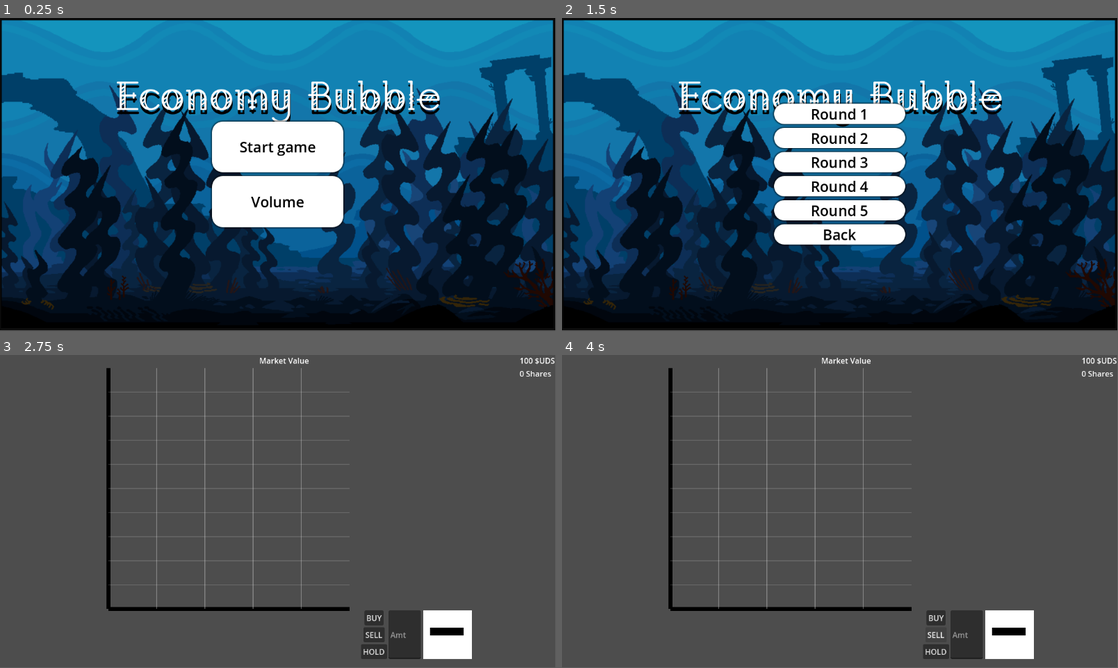
Above: before the commit, frames 1-4 (two rows, left to right).
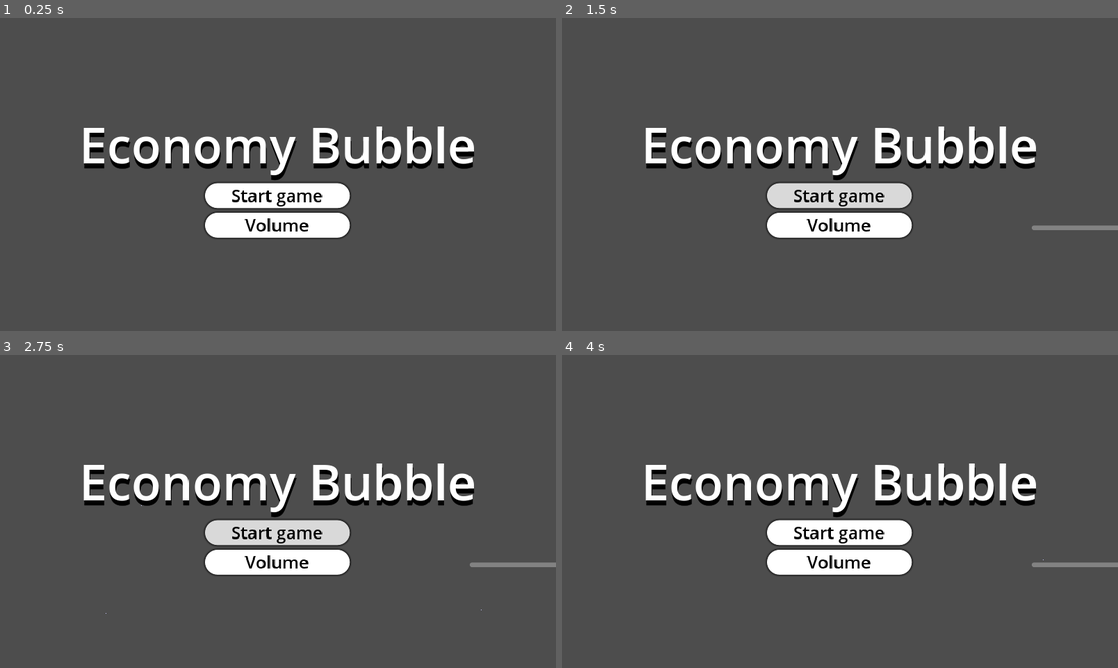
Above: after the commit, the same moments.

Repository: absentnot/GGJ-25
Game: Godot game, scene res://scenes/TitleScreen.tscn
Two runs of this game, one before a commit and one after it. Both use one fixed random seed, a clock stepped at 60 frames per second and the inputs below.
Inputs (mouse positions are in pixels of both pictures, inside the frame that each line leads up to):
- Up to frame 1 (0.25 s): no input
- Up to frame 2 (1.5 s): click "Volume" at 0.5 s; click "Start game" at 1.25 s
- Up to frame 3 (2.75 s): click "Round 1" (after the commit: "Start game") at 2 s
- Up to frame 4 (4 s): click (934, 617) at 2.75 s, where only the run before the commit has a clickable "BUY"; click (934, 633) at 3.5 s, where only the run before the commit has a clickable "SELL"
In our replay, the window is 799x449 before the commit and 800x450 after it. These sizes can differ from the game's own. Grey fills any space a smaller window leaves; there, only what the larger window draws over its background counts as a difference.

The runs differ from the first frame. In frame 1, 96% of the frame differs, in the area x 0-100%, y 0-100%; in frame 2, 98%; in frame 3, 14%; in frame 4, 14%.
Error after the commit: Cannot call method 'instantiate' on a null value. (res://scripts/title_screen.gd:24)

Commit message:
fix title scene, move art into art subfolder, add font, add assets, add environment BG scene

Diff:
--- a/assets/icon.svg
+++ /dev/null
@@ -1 +0,0 @@
-<svg xmlns="http://www.w3.org/2000/svg" width="128" height="128"><rect width="124" height="124" x="2" y="2" fill="#363d52" stroke="#212532" stroke-width="4" rx="14"/><g fill="#fff" transform="translate(12.322 12.322)scale(.101)"><path d="M105 673v33q407 354 814 0v-33z"/><path fill="#478cbf" d="m105 673 152 14q12 1 15 14l4 67 132 10 8-61q2-11 15-15h162q13 4 15 15l8 61 132-10 4-67q3-13 15-14l152-14V427q30-39 56-81-35-59-83-108-43 20-82 47-40-37-88-64 7-51 8-102-59-28-123-42-26 43-46 89-49-7-98 0-20-46-46-89-64 14-123 42 1 51 8 102-48 27-88 64-39-27-82-47-48 49-83 108 26 42 56 81zm0 33v39c0 276 813 276 814 0v-39l-134 12-5 69q-2 10-14 13l-162 11q-12 0-16-11l-10-65H446l-10 65q-4 11-16 11l-162-11q-12-3-14-13l-5-69z"/><path d="M483 600c0 34 58 34 58 0v-86c0-34-58-34-58 0z"/><circle cx="725" cy="526" r="90"/><circle cx="299" cy="526" r="90"/></g><g fill="#414042" transform="translate(12.322 12.322)scale(.101)"><circle cx="307" cy="532" r="60"/><circle cx="717" cy="532" r="60"/></g></svg>
--- /dev/null
+++ b/environment.gd
@@ -0,0 +1,32 @@
+@tool
+extends Control
+
+var fishDict = {
+	0: "res://assets/art/clownfish.png",
+	1: "res://assets/art/corycats.png",
+	2: "res://assets/art/dory.png",
+	3: "res://assets/art/jellyfish.png",
+	4: "res://assets/art/shark.png",
+}
+
+var spawnTimeRangeMin = 1.0
+var spawnTimeRangeMax = 10.0
+
+func _ready():
+	pass # Replace with function body.
+
+
+# Called every frame. 'delta' is the elapsed time since the previous frame.
+func _process(delta):
+	pass
+
+
+func _on_timer_timeout():
+	$Timer.wait_time = randf_range(spawnTimeRangeMin, spawnTimeRangeMax)
+	var fish = load("res://scenes/fish.tscn").instantiate()
+	fish.texture = load(fishDict[randi_range(0,4)])
+	fish.directionLeft = bool(randi_range(0,1))
+
+	add_child(fish)
+
+	print("SPAWN FISH")
--- /dev/null
+++ b/fish.gd
@@ -0,0 +1,29 @@
+extends TextureRect
+
+var directionLeft: bool = true
+var move_speed = 150.0
+# Called when the node enters the scene tree for the first time.
+func _ready():
+	position.y = randi_range(150, 375)
+	z_index = randi_range(0, 4)
+
+	var randomizedScale = randf_range(0.8,1.2) * (z_index + 3.0) / 4.5
+	scale = Vector2(randomizedScale, randomizedScale)
+
+	if directionLeft:
+		position.x = 1050
+		scale.x *= 1
+	else:
+		position.x = -175
+		scale.x *= -1
+
+
+# Called every frame. 'delta' is the elapsed time since the previous frame.
+func _process(delta):
+	if directionLeft:
+		position.x -= move_speed * delta
+	else:
+		position.x += move_speed * delta
+
+	if position.x > 1250 or position.x < -400:
+		queue_free()
--- a/project.godot
+++ b/project.godot
@@ -13,12 +13,18 @@
 config/name="GGJ25"
 run/main_scene="res://scenes/TitleScreen.tscn"
 config/features=PackedStringArray("4.3", "GL Compatibility")
-config/icon="res://assets/icon.svg"
+config/icon="res://assets/art/icon.svg"
 
 [autoload]
 
 Global="*res://scripts/Global.gd"
 
+[display]
+
+window/size/viewport_width=960
+window/size/viewport_height=540
+window/stretch/mode="canvas_items"
+
 [rendering]
 
 renderer/rendering_method="gl_compatibility"
--- a/scenes/LevelSelect.tscn
+++ b/scenes/LevelSelect.tscn
@@ -1,7 +1,7 @@
 [gd_scene load_steps=9 format=3 uid="uid://ds7fso5n6vhev"]
 
 [ext_resource type="Script" path="res://scripts/LevelSelect.gd" id="1_o6sem"]
-[ext_resource type="Texture2D" uid="uid://b0jlwh15yf8bb" path="res://assets/Titlebackground.png" id="2_w71c2"]
+[ext_resource type="Texture2D" uid="uid://b0jlwh15yf8bb" path="res://assets/art/Titlebackground.png" id="2_w71c2"]
 [ext_resource type="FontFile" uid="uid://codq4x8xbumx0" path="res://assets/AguDisplay-Regular-VariableFont_MORF.ttf" id="3_v2rr7"]
 
 [sub_resource type="StyleBoxTexture" id="StyleBoxTexture_je78g"]
--- a/scenes/TitleScreen.tscn
+++ b/scenes/TitleScreen.tscn
@@ -1,13 +1,9 @@
-[gd_scene load_steps=10 format=3 uid="uid://dfcg6a1bw8oyu"]
+[gd_scene load_steps=9 format=3 uid="uid://dfcg6a1bw8oyu"]
 
 [ext_resource type="Script" path="res://scripts/title_screen.gd" id="1_o1wpw"]
-[ext_resource type="Texture2D" uid="uid://b0jlwh15yf8bb" path="res://assets/Titlebackground.png" id="2_kwrsj"]
 [ext_resource type="PackedScene" uid="uid://ds7fso5n6vhev" path="res://scenes/LevelSelect.tscn" id="2_v64ue"]
-[ext_resource type="FontFile" uid="uid://codq4x8xbumx0" path="res://assets/AguDisplay-Regular-VariableFont_MORF.ttf" id="4_quk51"]
-
-[sub_resource type="StyleBoxTexture" id="StyleBoxTexture_je78g"]
-texture = ExtResource("2_kwrsj")
-modulate_color = Color(0.847474, 0.847474, 0.847474, 1)
+[ext_resource type="PackedScene" uid="uid://bt0convd558f" path="res://scenes/environment.tscn" id="3_cshli"]
+[ext_resource type="FontFile" uid="uid://e1l1t5u611rk" path="res://assets/Hefty Me.ttf" id="4_6nnm3"]
 
 [sub_resource type="StyleBoxEmpty" id="StyleBoxEmpty_bser5"]
 
@@ -36,6 +32,7 @@
 shadow_size = 4
 
 [node name="TitleScreen" type="Control"]
+texture_filter = 1
 layout_mode = 3
 anchors_preset = 15
 anchor_right = 1.0
@@ -45,56 +42,43 @@
 script = ExtResource("1_o1wpw")
 level_scene = ExtResource("2_v64ue")
 
-[node name="Panel" type="Panel" parent="."]
+[node name="Environment" parent="." instance=ExtResource("3_cshli")]
+layout_mode = 1
+
+[node name="CenterContainer" type="CenterContainer" parent="."]
 layout_mode = 1
 anchors_preset = 15
 anchor_right = 1.0
 anchor_bottom = 1.0
 grow_horizontal = 2
 grow_vertical = 2
-theme_override_styles/panel = SubResource("StyleBoxTexture_je78g")
 
-[node name="Label" type="Label" parent="Panel"]
-layout_mode = 1
-anchors_preset = 5
-anchor_left = 0.5
-anchor_right = 0.5
-offset_left = -207.0
-offset_top = 89.0
-offset_right = 207.0
-offset_bottom = 208.0
-grow_horizontal = 2
+[node name="VBoxContainer" type="VBoxContainer" parent="CenterContainer"]
+layout_mode = 2
+theme_override_constants/separation = 8
+alignment = 1
+
+[node name="Label" type="Label" parent="CenterContainer/VBoxContainer"]
+layout_mode = 2
 theme_override_colors/font_shadow_color = Color(0, 0, 0, 1)
 theme_override_constants/shadow_offset_y = 8
-theme_override_fonts/font = ExtResource("4_quk51")
+theme_override_fonts/font = ExtResource("4_6nnm3")
 theme_override_font_sizes/font_size = 85
 text = "Economy Bubble"
 horizontal_alignment = 1
 vertical_alignment = 1
 
-[node name="VBoxContainer" type="VBoxContainer" parent="."]
-layout_mode = 1
-anchors_preset = 8
-anchor_left = 0.5
-anchor_top = 0.5
-anchor_right = 0.5
-anchor_bottom = 0.5
-offset_left = -136.0
-offset_top = -109.5
-offset_right = 136.0
-offset_bottom = 109.5
-grow_horizontal = 2
-grow_vertical = 2
-theme_override_constants/separation = 8
-
-[node name="Button" type="Button" parent="VBoxContainer"]
+[node name="Button" type="Button" parent="CenterContainer/VBoxContainer"]
+custom_minimum_size = Vector2(250, 0)
 layout_mode = 2
+size_flags_horizontal = 4
 size_flags_vertical = 3
 theme_override_colors/font_hover_color = Color(0, 0, 0, 1)
 theme_override_colors/font_pressed_color = Color(0, 0, 0, 1)
 theme_override_colors/font_focus_color = Color(0, 0, 0, 1)
 theme_override_colors/font_color = Color(0, 0, 0, 1)
 theme_override_constants/h_separation = 8
+theme_override_fonts/font = ExtResource("4_6nnm3")
 theme_override_font_sizes/font_size = 30
 theme_override_styles/focus = SubResource("StyleBoxEmpty_bser5")
 theme_override_styles/hover = SubResource("StyleBoxFlat_cavkw")
@@ -102,14 +86,17 @@
 theme_override_styles/normal = SubResource("StyleBoxFlat_rulp1")
 text = "Start game"
 
-[node name="Button2" type="Button" parent="VBoxContainer"]
+[node name="Button2" type="Button" parent="CenterContainer/VBoxContainer"]
+custom_minimum_size = Vector2(250, 0)
 layout_mode = 2
+size_flags_horizontal = 4
 size_flags_vertical = 3
 theme_override_colors/font_hover_color = Color(0, 0, 0, 1)
 theme_override_colors/font_pressed_color = Color(0, 0, 0, 1)
 theme_override_colors/font_focus_color = Color(0, 0, 0, 1)
 theme_override_colors/font_color = Color(0, 0, 0, 1)
 theme_override_constants/h_separation = 8
+theme_override_fonts/font = ExtResource("4_6nnm3")
 theme_override_font_sizes/font_size = 30
 theme_override_styles/focus = SubResource("StyleBoxEmpty_bser5")
 theme_override_styles/hover = SubResource("StyleBoxFlat_cavkw")
@@ -129,6 +116,6 @@
 min_value = -30.0
 max_value = 0.0
 
-[connection signal="pressed" from="VBoxContainer/Button" to="." method="_on_start_pressed"]
-[connection signal="pressed" from="VBoxContainer/Button2" to="." method="_on_settings_pressed"]
+[connection signal="pressed" from="CenterContainer/VBoxContainer/Button" to="." method="_on_start_pressed"]
+[connection signal="pressed" from="CenterContainer/VBoxContainer/Button2" to="." method="_on_settings_pressed"]
 [connection signal="value_changed" from="VolumeSlider" to="." method="_on_volume_slider_value_changed"]
--- /dev/null
+++ b/scenes/environment.tscn
@@ -0,0 +1,229 @@
+[gd_scene load_steps=22 format=3 uid="uid://bt0convd558f"]
+
+[ext_resource type="Script" path="res://environment.gd" id="1_twupc"]
+[ext_resource type="Material" uid="uid://cb3rk3i1ls2bw" path="res://shaders/waveMat.tres" id="1_ytdo2"]
+[ext_resource type="Texture2D" uid="uid://dlp6c5a4kwtc4" path="res://assets/art/GAME-BG-bg.png" id="2_5q4pg"]
+[ext_resource type="Texture2D" uid="uid://bep0evl4esev6" path="res://assets/art/GAME-BG-bgrocks.png" id="3_qebtf"]
+[ext_resource type="Texture2D" uid="uid://bffdc3thct40h" path="res://assets/art/GAME-BG-foreground.png" id="4_p1u4a"]
+[ext_resource type="Material" uid="uid://duvef3kdywa2r" path="res://shaders/logo-wobble-mat.tres" id="5_dkt7s"]
+[ext_resource type="Texture2D" uid="uid://buf6q3ke4wbfe" path="res://assets/art/GAME-BG-SEAWEEED3.png" id="6_sroyr"]
+[ext_resource type="Shader" path="res://shaders/wobble.gdshader" id="7_fx665"]
+[ext_resource type="Texture2D" uid="uid://bsixid2qg8nu0" path="res://assets/art/GAME-BG-SEAWEEED2.png" id="8_0wofj"]
+[ext_resource type="Texture2D" uid="uid://b35ak4f1qe8s7" path="res://assets/art/GAME-BG-SEAWEEED1.png" id="9_1wjib"]
+[ext_resource type="Texture2D" uid="uid://4plryku3css1" path="res://assets/art/GAME-BG-FRONT.png" id="10_s0f6l"]
+[ext_resource type="Texture2D" uid="uid://fhbr8mfqn8kw" path="res://assets/art/bubble.png" id="12_wyhgd"]
+
+[sub_resource type="FastNoiseLite" id="FastNoiseLite_uv8ss"]
+
+[sub_resource type="NoiseTexture2D" id="NoiseTexture2D_mw4ro"]
+width = 52
+height = 52
+seamless = true
+as_normal_map = true
+noise = SubResource("FastNoiseLite_uv8ss")
+
+[sub_resource type="ShaderMaterial" id="ShaderMaterial_400iq"]
+shader = ExtResource("7_fx665")
+shader_parameter/strength = 0.006
+shader_parameter/speed = 4.0
+shader_parameter/flowing = true
+shader_parameter/frames = 8
+shader_parameter/flowMap = SubResource("NoiseTexture2D_mw4ro")
+
+[sub_resource type="ShaderMaterial" id="ShaderMaterial_rmhns"]
+shader = ExtResource("7_fx665")
+shader_parameter/strength = 0.008
+shader_parameter/speed = 5.0
+shader_parameter/flowing = true
+shader_parameter/frames = 8
+shader_parameter/flowMap = SubResource("NoiseTexture2D_mw4ro")
+
+[sub_resource type="Shader" id="Shader_s8j8y"]
+code = "shader_type canvas_item;
+
+uniform sampler2D flowMap; //Displacement map
+uniform float strength;    //Force of the effect
+uniform float speed;       //Speed of the effect
+
+uniform bool flowing;
+
+uniform int frames : hint_range(1, 10); //Frames of the effect
+
+//Returns a value between 0 and 1 depending of the frames -> exemple: frames = 4, frame 1 = 0.25
+float clock(float time){
+	float fframes = float(frames);
+	return floor(mod(time * speed, fframes)) / fframes;
+}
+
+void fragment(){
+	if(flowing){
+		float c = clock(TIME); //Get clock frame
+		vec4 offset = texture(flowMap, vec2(UV.x + c, UV.y + c)) * strength; //Get offset
+		//COLOR = texture(TEXTURE, vec2(UV.x,UV.y) + normal.xy); //Apply offset
+		COLOR = texture(TEXTURE, vec2(UV.x,UV.y) + offset.xy - vec2(0.5,0.5)*strength)* vec4(0.8, 0.8, 1.0, 1.0); //We need to remove the displacement
+	}
+
+}
+
+
+// TEST CLOCK
+/*
+void fragment(){
+	float c = clock(TIME);
+	COLOR = vec4( c, c, c, 1);
+}
+*/"
+
+[sub_resource type="FastNoiseLite" id="FastNoiseLite_1sh8l"]
+
+[sub_resource type="NoiseTexture2D" id="NoiseTexture2D_t15sq"]
+width = 52
+height = 52
+seamless = true
+as_normal_map = true
+noise = SubResource("FastNoiseLite_1sh8l")
+
+[sub_resource type="ShaderMaterial" id="ShaderMaterial_yw0vy"]
+shader = SubResource("Shader_s8j8y")
+shader_parameter/strength = 0.1
+shader_parameter/speed = 8.0
+shader_parameter/flowing = true
+shader_parameter/frames = 8
+shader_parameter/flowMap = SubResource("NoiseTexture2D_t15sq")
+
+[sub_resource type="Curve" id="Curve_1kf0g"]
+_data = [Vector2(0, 0.296703), 0.0, 0.0, 0, 0, Vector2(1, 0.648352), 0.0, 0.0, 0, 0]
+point_count = 2
+
+[node name="Environment" type="Control"]
+z_index = -5
+texture_filter = 1
+layout_mode = 3
+anchors_preset = 15
+anchor_right = 1.0
+anchor_bottom = 1.0
+grow_horizontal = 2
+grow_vertical = 2
+script = ExtResource("1_twupc")
+
+[node name="BG" type="Control" parent="."]
+layout_mode = 1
+anchors_preset = 15
+anchor_right = 1.0
+anchor_bottom = 1.0
+grow_horizontal = 2
+grow_vertical = 2
+
+[node name="BG" type="TextureRect" parent="BG"]
+material = ExtResource("1_ytdo2")
+layout_mode = 1
+anchors_preset = 15
+anchor_right = 1.0
+anchor_bottom = 1.0
+offset_left = -25.0
+offset_top = -25.0
+offset_right = -25.0
+offset_bottom = -25.0
+grow_horizontal = 2
+grow_vertical = 2
+scale = Vector2(1.05, 1.05)
+texture = ExtResource("2_5q4pg")
+
+[node name="BGROCKS" type="TextureRect" parent="BG"]
+layout_mode = 1
+anchors_preset = 15
+anchor_right = 1.0
+anchor_bottom = 1.0
+grow_horizontal = 2
+grow_vertical = 2
+texture = ExtResource("3_qebtf")
+
+[node name="Foreground" type="TextureRect" parent="BG"]
+layout_mode = 1
+anchors_preset = 15
+anchor_right = 1.0
+anchor_bottom = 1.0
+grow_horizontal = 2
+grow_vertical = 2
+texture = ExtResource("4_p1u4a")
+
+[node name="Seaweed3" type="TextureRect" parent="BG"]
+z_index = 1
+material = ExtResource("5_dkt7s")
+layout_mode = 1
+anchors_preset = 15
+anchor_right = 1.0
+anchor_bottom = 1.0
+grow_horizontal = 2
+grow_vertical = 2
+texture = ExtResource("6_sroyr")
+
+[node name="Seaweed2" type="TextureRect" parent="BG"]
+z_index = 2
+material = SubResource("ShaderMaterial_400iq")
+layout_mode = 1
+anchors_preset = 15
+anchor_right = 1.0
+anchor_bottom = 1.0
+grow_horizontal = 2
+grow_vertical = 2
+texture = ExtResource("8_0wofj")
+
+[node name="Seaweed1" type="TextureRect" parent="BG"]
+z_index = 3
+material = SubResource("ShaderMaterial_rmhns")
+layout_mode = 1
+anchors_preset = 15
+anchor_right = 1.0
+anchor_bottom = 1.0
+grow_horizontal = 2
+grow_vertical = 2
+texture = ExtResource("9_1wjib")
+
+[node name="Front" type="TextureRect" parent="BG"]
+z_index = 4
+material = ExtResource("5_dkt7s")
+layout_mode = 1
+anchors_preset = 15
+anchor_right = 1.0
+anchor_bottom = 1.0
+grow_horizontal = 2
+grow_vertical = 2
+texture = ExtResource("10_s0f6l")
+
+[node name="Timer" type="Timer" parent="."]
+autostart = true
+
+[node name="GPUParticles2D" type="CPUParticles2D" parent="."]
+z_index = 3
+texture_filter = 1
+material = SubResource("ShaderMaterial_yw0vy")
+position = Vector2(182, 476)
+amount = 5
+lifetime = 7.5
+explosiveness = 0.28
+lifetime_randomness = 1.0
+texture = ExtResource("12_wyhgd")
+direction = Vector2(0, -1)
+spread = 21.36
+gravity = Vector2(0, -30)
+initial_velocity_max = 111.11
+scale_amount_curve = SubResource("Curve_1kf0g")
+
+[node name="GPUParticles2D2" type="CPUParticles2D" parent="."]
+z_index = 3
+texture_filter = 1
+material = SubResource("ShaderMaterial_yw0vy")
+position = Vector2(831, 482)
+amount = 5
+lifetime = 7.5
+explosiveness = 0.28
+lifetime_randomness = 1.0
+texture = ExtResource("12_wyhgd")
+direction = Vector2(0, -1)
+spread = 21.36
+gravity = Vector2(0, -30)
+initial_velocity_max = 111.11
+scale_amount_curve = SubResource("Curve_1kf0g")
+
+[connection signal="timeout" from="Timer" to="." method="_on_timer_timeout"]
--- /dev/null
+++ b/scenes/fish.tscn
@@ -0,0 +1,65 @@
+[gd_scene load_steps=7 format=3 uid="uid://csugll73ijwsk"]
+
+[ext_resource type="Texture2D" uid="uid://7w6xdcrfkn30" path="res://assets/art/shark.png" id="1_ak3tc"]
+[ext_resource type="Script" path="res://fish.gd" id="1_umupl"]
+
+[sub_resource type="Shader" id="Shader_cxdvx"]
+code = "shader_type canvas_item;
+
+uniform sampler2D flowMap; //Displacement map
+uniform float strength;    //Force of the effect
+uniform float speed;       //Speed of the effect
+
+uniform bool flowing;
+
+uniform int frames : hint_range(1, 10); //Frames of the effect
+
+//Returns a value between 0 and 1 depending of the frames -> exemple: frames = 4, frame 1 = 0.25
+float clock(float time){
+	float fframes = float(frames);
+	return floor(mod(time * speed, fframes)) / fframes;
+}
+
+void fragment(){
+	if(flowing){
+		float c = clock(TIME); //Get clock frame
+		vec4 offset = texture(flowMap, vec2(UV.x + c, UV.y + c)) * strength; //Get offset
+		//COLOR = texture(TEXTURE, vec2(UV.x,UV.y) + normal.xy); //Apply offset
+		COLOR = texture(TEXTURE, vec2(UV.x,UV.y) + offset.xy - vec2(0.5,0.5)*strength)* vec4(0.825, 0.8, 1.0, 1.0); //We need to remove the displacement
+	}
+
+}
+
+
+// TEST CLOCK
+/*
+void fragment(){
+	float c = clock(TIME);
+	COLOR = vec4( c, c, c, 1);
+}
+*/"
+
+[sub_resource type="FastNoiseLite" id="FastNoiseLite_uv8ss"]
+
+[sub_resource type="NoiseTexture2D" id="NoiseTexture2D_mw4ro"]
+width = 52
+height = 52
+seamless = true
+as_normal_map = true
+noise = SubResource("FastNoiseLite_uv8ss")
+
+[sub_resource type="ShaderMaterial" id="ShaderMaterial_t57u3"]
+shader = SubResource("Shader_cxdvx")
+shader_parameter/strength = 0.02
+shader_parameter/speed = 8.0
+shader_parameter/flowing = true
+shader_parameter/frames = 8
+shader_parameter/flowMap = SubResource("NoiseTexture2D_mw4ro")
+
+[node name="Fish" type="TextureRect"]
+texture_filter = 1
+material = SubResource("ShaderMaterial_t57u3")
+offset_right = 150.0
+offset_bottom = 150.0
+texture = ExtResource("1_ak3tc")
+script = ExtResource("1_umupl")
--- a/scenes/hud.tscn
+++ b/scenes/hud.tscn
@@ -3,7 +3,7 @@
 [ext_resource type="Script" path="res://scripts/hud.gd" id="1_joi6o"]
 [ext_resource type="Script" path="res://scripts/orderVisualizer.gd" id="2_hxlur"]
 [ext_resource type="Script" path="res://scripts/priceDisplay.gd" id="2_jefl5"]
-[ext_resource type="Texture2D" uid="uid://dqgeq3quoxin" path="res://assets/hold.png" id="2_lym6x"]
+[ext_resource type="Texture2D" uid="uid://dqgeq3quoxin" path="res://assets/art/hold.png" id="2_lym6x"]
 [ext_resource type="PackedScene" uid="uid://f5lgc56hlwoh" path="res://scenes/agentPanel.tscn" id="5_6wdav"]
 
 [node name="Hud" type="CanvasLayer"]
--- a/scenes/main.tscn
+++ b/scenes/main.tscn
@@ -3,9 +3,10 @@
 [ext_resource type="PackedScene" uid="uid://cnhtjauuofwrl" path="res://scenes/hud.tscn" id="2_kbh8a"]
 
 [node name="Main" type="Node2D"]
+texture_filter = 1
+
+[node name="DayTimer" type="Timer" parent="."]
 
 [node name="HUD" parent="." instance=ExtResource("2_kbh8a")]
 
-[node name="DayTimer" type="Timer" parent="."]
-
 [connection signal="timeout" from="DayTimer" to="." method="_on_day_timer_timeout"]
--- a/scripts/agent.gd
+++ b/scripts/agent.gd
@@ -14,7 +14,7 @@
 	add_child(coolLabel)
 	#var sprite = TextureRect.new()
 	#### TODO: Andrew, I guess make this load the real sprite lol
-	#sprite.set_texture(load("res://assets/%s.png" % agentType))
+	#sprite.set_texture(load("res://assets/art/%s.png" % agentType))
 	#add_child(sprite)
 
 # Called every frame. 'delta' is the elapsed time since the previous frame.
--- a/scripts/orderVisualizer.gd
+++ b/scripts/orderVisualizer.gd
@@ -3,9 +3,9 @@
 class_name OrderVisualizer
 
 
-var hold: Texture = preload("res://assets/hold.png")
-var sell: Texture = preload("res://assets/sell.png")
-var buy: Texture= preload("res://assets/buy.png")
+var hold: Texture = preload("res://assets/art/hold.png")
+var sell: Texture = preload("res://assets/art/sell.png")
+var buy: Texture= preload("res://assets/art/buy.png")
 var sprite: TextureRect
 # Called when the node enters the scene tree for the first time.
 func _ready() -> void:
--- a/scripts/title_screen.gd
+++ b/scripts/title_screen.gd
@@ -8,7 +8,7 @@
 # Called when the node enters the scene tree for the first time.
 func _ready() -> void:
 	pass # Replace with function body.
-	var music_stream = load("res://assets/start + regular game loop.mp3")
+	var music_stream = load("res://assets/art/start + regular game loop.mp3")
 	music_stream.loop = true
 	background_music.stream = music_stream
 	background_music.play()
--- /dev/null
+++ b/shaders/logo-wobble-mat.tres
@@ -0,0 +1,54 @@
+[gd_resource type="ShaderMaterial" load_steps=4 format=3 uid="uid://duvef3kdywa2r"]
+
+[sub_resource type="Shader" id="Shader_s8j8y"]
+code = "shader_type canvas_item;
+
+uniform sampler2D flowMap; //Displacement map
+uniform float strength;    //Force of the effect
+uniform float speed;       //Speed of the effect
+
+uniform bool flowing;
+
+uniform int frames : hint_range(1, 10); //Frames of the effect
+
+//Returns a value between 0 and 1 depending of the frames -> exemple: frames = 4, frame 1 = 0.25
+float clock(float time){
+	float fframes = float(frames);
+	return floor(mod(time * speed, fframes)) / fframes;
+}
+
+void fragment(){
+	if(flowing){
+		float c = clock(TIME); //Get clock frame
+		vec4 offset = texture(flowMap, vec2(UV.x + c, UV.y + c)) * strength; //Get offset
+		//COLOR = texture(TEXTURE, vec2(UV.x,UV.y) + normal.xy); //Apply offset
+		COLOR = texture(TEXTURE, vec2(UV.x,UV.y) + offset.xy - vec2(0.5,0.5)*strength)* vec4(0.8, 0.8, 1.0, 1.0); //We need to remove the displacement
+	}
+
+}
+
+
+// TEST CLOCK
+/*
+void fragment(){
+	float c = clock(TIME);
+	COLOR = vec4( c, c, c, 1);
+}
+*/"
+
+[sub_resource type="FastNoiseLite" id="FastNoiseLite_uv8ss"]
+
+[sub_resource type="NoiseTexture2D" id="NoiseTexture2D_mw4ro"]
+width = 52
+height = 52
+seamless = true
+as_normal_map = true
+noise = SubResource("FastNoiseLite_uv8ss")
+
+[resource]
+shader = SubResource("Shader_s8j8y")
+shader_parameter/strength = 0.005
+shader_parameter/speed = 6.0
+shader_parameter/flowing = true
+shader_parameter/frames = 8
+shader_parameter/flowMap = SubResource("NoiseTexture2D_mw4ro")
--- /dev/null
+++ b/shaders/waveMat.tres
@@ -0,0 +1,8 @@
+[gd_resource type="ShaderMaterial" load_steps=2 format=3 uid="uid://cb3rk3i1ls2bw"]
+
+[ext_resource type="Shader" path="res://shaders/waveShader.tres" id="1"]
+
+[resource]
+shader = ExtResource("1")
+shader_parameter/waveOffset = 0.5
+shader_parameter/waveAmplitude = 1.0
--- /dev/null
+++ b/shaders/waveShader.tres
@@ -0,0 +1,29 @@
+[gd_resource type="Shader" format=3 uid="uid://c6ipcb0sgvr57"]
+
+[resource]
+code = "shader_type canvas_item;
+
+uniform float waveOffset = 0;
+uniform float waveAmplitude = 1.0;
+
+vec2 random(vec2 uv){
+    uv = vec2( dot(uv, vec2(127.1,311.7) ),
+               dot(uv, vec2(269.5,183.3) ) );
+    return -1.0 + 2.0 * fract(sin(uv) * 43758.5453123);
+}
+
+float noise(vec2 uv) {
+    vec2 uv_index = floor(uv);
+    vec2 uv_fract = fract(uv);
+
+    vec2 blur = smoothstep(0.0, 1.0, uv_fract);
+
+    return mix( mix( dot( random(uv_index + vec2(0.0,0.0) ), uv_fract - vec2(0.0,0.0) ),
+                     dot( random(uv_index + vec2(1.0,0.0) ), uv_fract - vec2(1.0,0.0) ), blur.x),
+                mix( dot( random(uv_index + vec2(0.0,1.0) ), uv_fract - vec2(0.0,1.0) ),
+                     dot( random(uv_index + vec2(1.0,1.0) ), uv_fract - vec2(1.0,1.0) ), blur.x), blur.y) + 0.5;
+}
+
+void vertex(){
+	VERTEX.y += sin(UV.x + TIME * noise(UV) / waveOffset + sin(cos(TIME * noise(UV) * 2.0 + 120.0 * waveOffset)) + 120.0 * waveOffset) * 5.0 * waveAmplitude;
+}"
--- /dev/null
+++ b/shaders/wobble.gdshader
@@ -0,0 +1,34 @@
+shader_type canvas_item;
+
+uniform sampler2D flowMap; //Displacement map
+uniform float strength;    //Force of the effect
+uniform float speed;       //Speed of the effect
+
+uniform bool flowing;
+
+uniform int frames : hint_range(1, 10); //Frames of the effect
+
+//Returns a value between 0 and 1 depending of the frames -> exemple: frames = 4, frame 1 = 0.25
+float clock(float time){
+	float fframes = float(frames);
+	return floor(mod(time * speed, fframes)) / fframes;
+}
+
+void fragment(){
+	if(flowing){
+		float c = clock(TIME); //Get clock frame
+		vec4 offset = texture(flowMap, vec2(UV.x + c, UV.y + c)) * strength; //Get offset
+		//COLOR = texture(TEXTURE, vec2(UV.x,UV.y) + normal.xy); //Apply offset
+		COLOR = texture(TEXTURE, vec2(UV.x,UV.y) + offset.xy - vec2(0.5,0.5)*strength); //We need to remove the displacement
+	}
+
+}
+
+
+// TEST CLOCK
+/*
+void fragment(){
+	float c = clock(TIME);
+	COLOR = vec4( c, c, c, 1);
+}
+*/
Binary file removed: assets/Titlebackground.png
Not shown, removed: assets/Titlebackground.png.import
Binary file removed: assets/buy.png
Not shown, removed: assets/buy.png.import
Binary file removed: assets/gretchen.png
Not shown, removed: assets/gretchen.png.import
Binary file removed: assets/hold.png
Not shown, removed: assets/hold.png.import
Not shown, removed: assets/icon.svg.import
Binary file removed: assets/sell.png
Not shown, removed: assets/sell.png.import
Binary file removed: assets/shellstrong.png
(and 7 more such lines)
